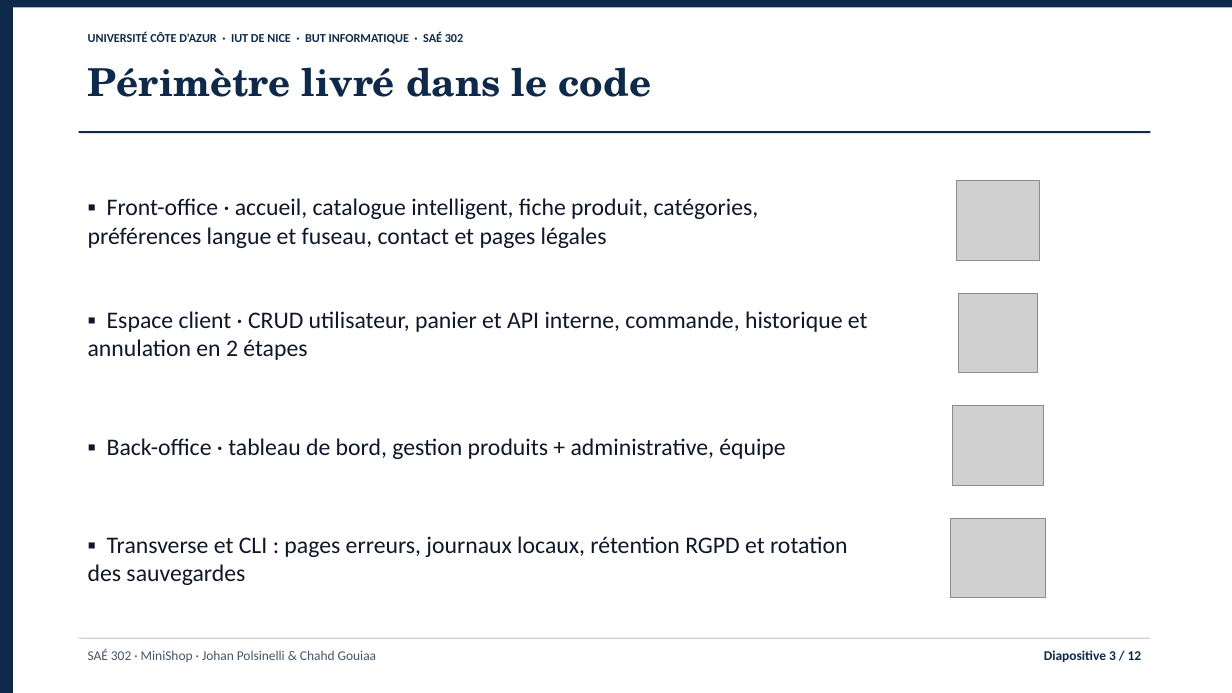
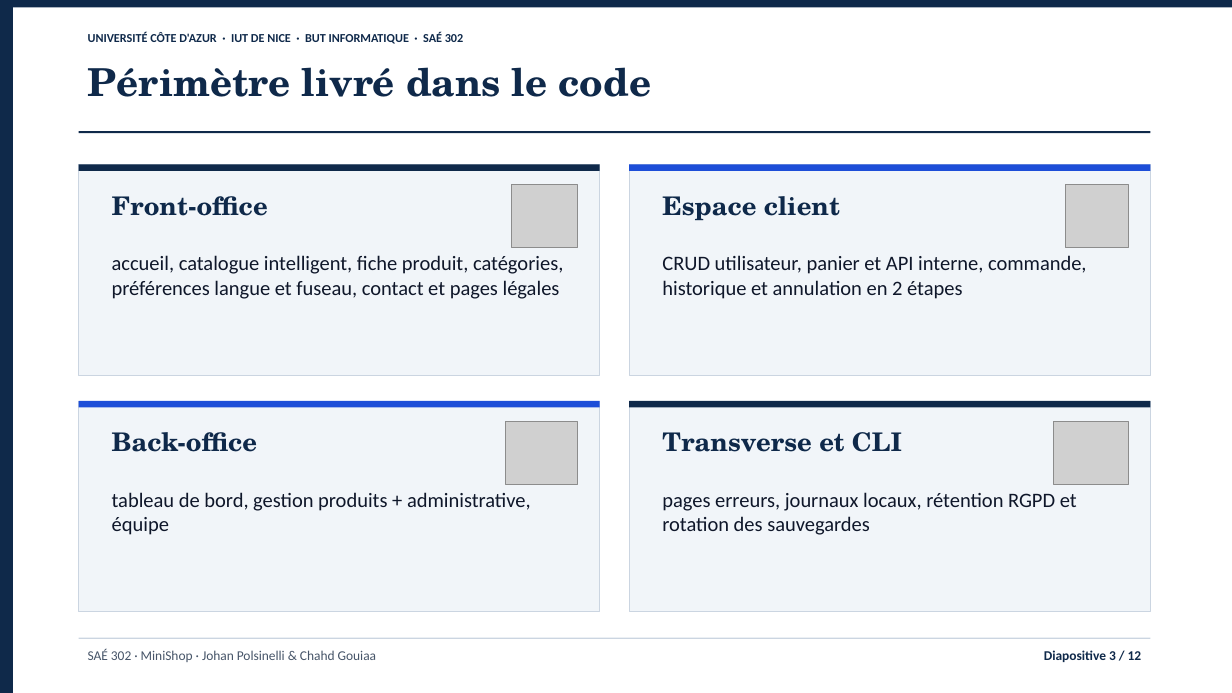
Before and after one commit to jojo8356/SAE-302, a slide deck: slide 3 of livrables/minishop-soutenance.pptx. Drawn at 1232x693 pixels with LibreOffice and Linux fonts; fonts in the diff are those of the drawing; grey boxes stand for pictures. Boxes give left, top, right and bottom in pixels: in the first picture for what was removed or moved away, otherwise in the second. Text is boxed around its words. In the diff, an @@ line names an element or a change of style, - is before the commit and + after.

```diff
--- a/livrables/minishop-soutenance.pptx
+++ b/livrables/minishop-soutenance.pptx
@@ rectangle added at bbox=[79, 165, 600, 375], fill #F1F5F9, outline #CBD5E1 0.75 pt @@
@@ rectangle added at bbox=[79, 165, 600, 171], fill #0F294A @@
@@ rectangle added at bbox=[629, 165, 1151, 375], fill #F1F5F9, outline #CBD5E1 0.75 pt @@
@@ rectangle added at bbox=[629, 165, 1151, 171], fill #1D4ED8 @@
@@ text added at bbox=[112, 196, 268, 216], 20 pt, text #0F294A, bold @@
+Front-office
@@ picture: place and size @@
-picture at bbox=[957, 181, 1041, 261]
+picture at bbox=[511, 185, 578, 248]
@@ text added at bbox=[662, 196, 840, 221], 20 pt, text #0F294A, bold @@
+Espace client
@@ picture: place and size @@
-picture at bbox=[958, 294, 1038, 373]
+picture at bbox=[1066, 185, 1128, 248]
@@ text at bbox=[112, 255, 563, 299]: text changed; size 18.5 to 16 pt @@
-▪ Front-office · accueil, catalogue intelligent, fiche produit, catégories, préférences langue et fuseau, contact et pages légales
+accueil, catalogue intelligent, fiche produit, catégories, préférences langue et fuseau, contact et pages légales
@@ text at bbox=[662, 255, 1087, 299]: text changed; size 18.5 to 16 pt @@
-▪ Espace client · CRUD utilisateur, panier et API interne, commande, historique et annulation en 2 étapes
+CRUD utilisateur, panier et API interne, commande, historique et annulation en 2 étapes
@@ rectangle added at bbox=[79, 401, 600, 612], fill #F1F5F9, outline #CBD5E1 0.75 pt @@
@@ rectangle added at bbox=[79, 401, 600, 408], fill #1D4ED8 @@
@@ rectangle added at bbox=[629, 401, 1151, 612], fill #F1F5F9, outline #CBD5E1 0.75 pt @@
@@ rectangle added at bbox=[629, 401, 1151, 408], fill #0F294A @@
@@ text added at bbox=[112, 432, 257, 452], 20 pt, text #0F294A, bold @@
+Back-office
@@ picture: place and size @@
-picture at bbox=[953, 406, 1044, 485]
+picture at bbox=[506, 421, 578, 484]
@@ text added at bbox=[662, 432, 902, 452], 20 pt, text #0F294A, bold @@
+Transverse et CLI
@@ picture: place and size @@
-picture at bbox=[951, 518, 1045, 598]
+picture at bbox=[1054, 421, 1128, 484]
@@ vertical alignment middle to top in 4 elements at bbox=[662, 255, 1087, 299], bbox=[112, 255, 563, 299], bbox=[662, 492, 1077, 535], bbox=[112, 492, 531, 535] @@
@@ text at bbox=[112, 492, 531, 535]: text changed; size 18.5 to 16 pt @@
-▪ Back-office · tableau de bord, gestion produits + administrative, équipe
+tableau de bord, gestion produits + administrative, équipe
@@ text at bbox=[662, 492, 1077, 535]: text changed; size 18.5 to 16 pt @@
-▪ Transverse et CLI : pages erreurs, journaux locaux, rétention RGPD et rotation des sauvegardes
+pages erreurs, journaux locaux, rétention RGPD et rotation des sauvegardes
```
Also in this commit, not shown: 7 other slides changed, 7 other files.
